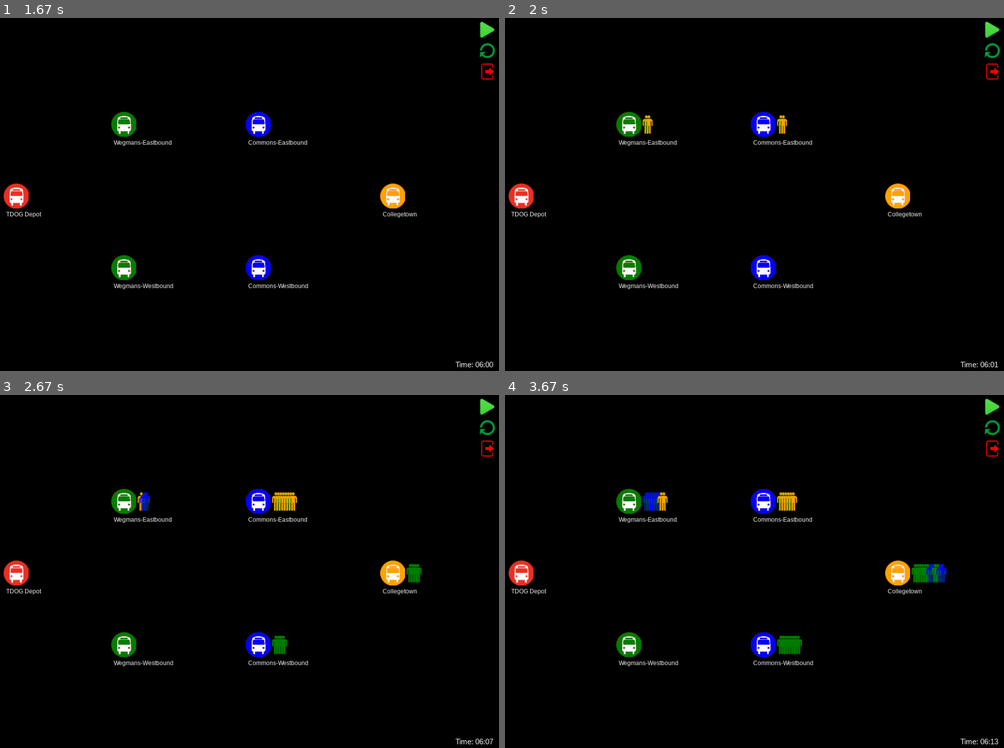
Above: before the commit, frames 1-4 (two rows, left to right).
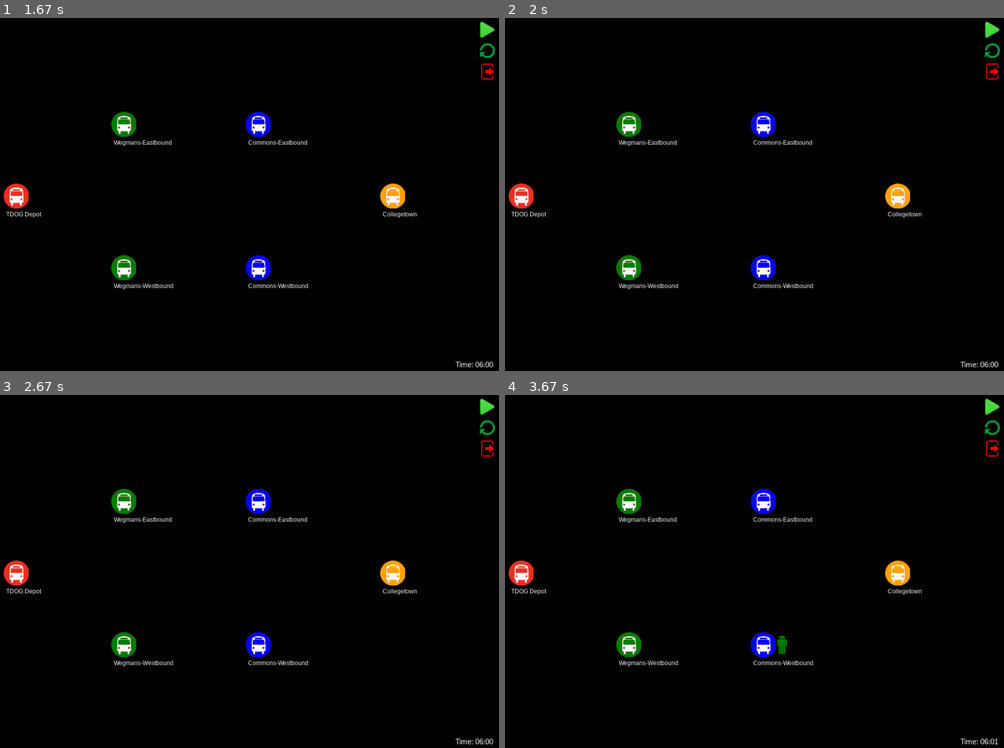
Above: after the commit, the same moments.

Repository: yujiakimoto/PySimio
Game: pygame game, started from animation.py
Two runs of this game, one before a commit and one after it. Both use one fixed random seed, a clock stepped at 60 frames per second and the inputs below.
Inputs (mouse positions are in pixels of both pictures, inside the frame that each line leads up to):
- Up to frame 1 (1.67 s): click (489, 49) at 0.38 s
- Up to frame 2 (2 s): click (994, 28) at 1.72 s
- Up to frame 3 (2.67 s): no input
- Up to frame 4 (3.67 s): no input

Frame 1 is identical in both runs. In frame 2, 0.2% of the frame differs, in the area x 27-99%, y 27-99%; in frame 3, 0.6%; in frame 4, 1.0%.

Commit message:
time series

Diff:
--- a/animation.py
+++ b/animation.py
@@ -1,4 +1,5 @@
 import sys
+import numpy as np
 import pygame
 import datetime
 from pySimio import *
@@ -97,7 +98,6 @@
                     # TODO: disable start button after clicking?
                     print('Start')
                     map.simulate(time, debug=False, animate=True, surface=screen, coordinates=stop_coordinates)
-                    print(map.collect_stats()['Bus 1 avg occupancy'])
                 if restart[1].collidepoint(mouse):
                     print('Reset')
                     map.reset()
@@ -105,8 +105,8 @@
                     print('Exit')
                     sys.exit()
 
-        pygame.display.flip()
+        pygame.display.update()
 
 if __name__ == "__main__":
-    ithaca = create_map(buses_per_route=(7, 0, 0), lmbda=3)
+    ithaca = create_map(buses_per_route=(7, 0, 0), lmbda=5)
     animate(ithaca, 120)
--- a/pySimio.py
+++ b/pySimio.py
@@ -2,6 +2,7 @@
 import pygame
 import datetime
 from time import sleep
+import re
 
 
 class Event:
@@ -75,6 +76,14 @@
                 bs = self.bus_stops[bs]
                 bs.avg_num_waiting += delta_time * bs.num_waiting                 # average people waiting at each stop
 
+            for bs in self.bus_stops.keys():                                      # average people waiting at each hour
+                bs = self.bus_stops[bs]
+                hour = int(time/60)
+                if hour not in bs.avg_num_waiting_t.keys():
+                    bs.avg_num_waiting_t[hour] = 0
+                bs.avg_num_waiting_t[hour] += delta_time * bs.num_waiting
+
+
             # TODO: make this more elegant
             if time > max_time:
                 break
@@ -108,6 +117,10 @@
         for bs in self.bus_stops.keys():
             bs = self.bus_stops[bs]
             bs.avg_num_waiting /= max_time
+            waiting_t = bs.avg_num_waiting_t
+            waiting_t = np.array([value for (key, value) in sorted(bs.avg_num_waiting_t.items())])
+            bs.avg_num_waiting_t = waiting_t/60
+
 
         print('Simulation complete')
         # self.reset()
@@ -138,6 +151,7 @@
         for bs in self.bus_stops.keys():
             bs = self.bus_stops[bs]
             stats[bs.name + " avg people waiting"] = bs.avg_num_waiting  # avg. number of people waiting at each stop
+            stats[bs.name + " hourly people waiting"] = re.split("\[ |\]", str(bs.avg_num_waiting_t))[1]
             total_waiting = 0
             total_people = 0
             for dest in bs.waiting_time.keys():
@@ -345,6 +359,8 @@
         self.waiting_time = {}      # destination(str) -> waiting time
         self.num_getoff = {}        # destination(str) -> number of people used this path
 
+        self.avg_num_waiting_t = {} # time-series for the number of people waiting
+
     def add_data(self, inter_arrivals):
         """Record inter-arrival rates to this bus stop as a dict (key: destination, value: inter-arrival time)"""
         self.inter_arrivals = inter_arrivals
@@ -412,7 +428,7 @@
                     break
         if self.animate:
             self.update_animation()
-            # sleep(0.01)              # controls speed of animation
+            sleep(0.1)              # controls speed of animation
             pygame.display.flip()      # update display
 
     def reset(self):
@@ -421,6 +437,7 @@
         self.avg_num_waiting = 0
         self.waiting_time = {}
         self.num_getoff = {}
+        self.avg_num_waiting_t = {}
 
 
 class Person:
